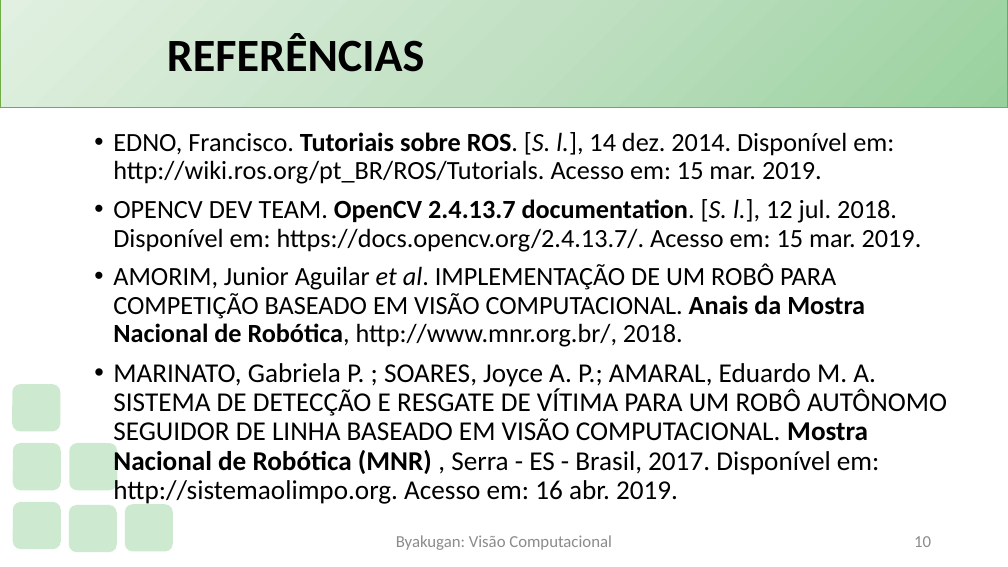
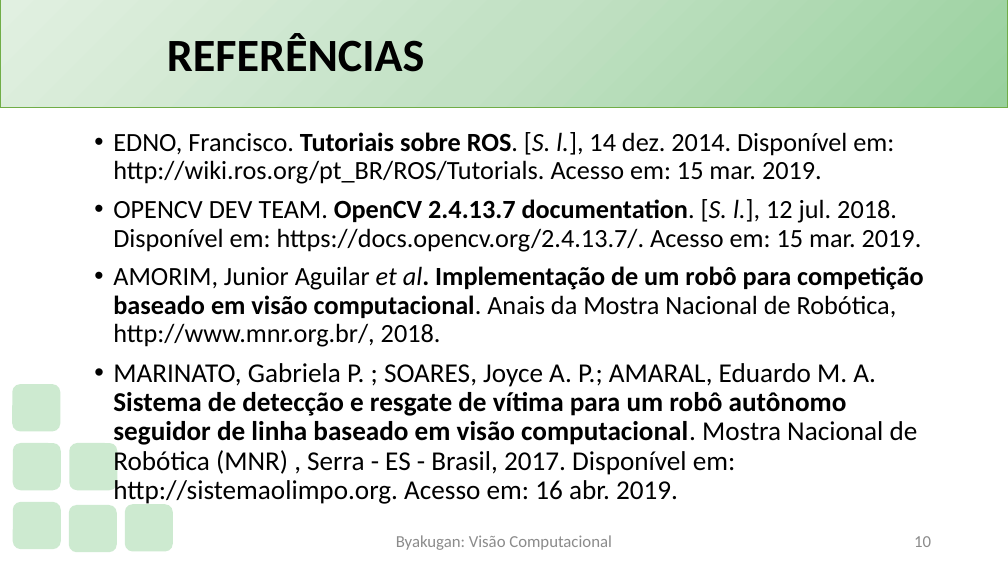
Before and after one commit to PauloVLB/Projeto_Integrador, a slide deck: slide 10 of Slide.pptx. Drawn at 1008x567 pixels with LibreOffice and Linux fonts; fonts in the diff are those of the drawing; background and template pictures are left out. Boxes give left, top, right and bottom in pixels: in the first picture for what was removed or moved away, otherwise in the second. Text is boxed around its words. In the diff, an @@ line names an element or a change of style, - is before the commit and + after.

```diff
--- a/Slide.pptx
+++ b/Slide.pptx
@@ text at bbox=[113, 266, 924, 506]: text changed @@
-• AMORIM, Junior Aguilar et al. IMPLEMENTAÇÃO DE UM ROBÔ PARA COMPETIÇÃO BASEADO EM VISÃO COMPUTACIONAL. Anais da Mostra Nacional de Robótica, http://www.mnr.org.br/, 2018.
-• MARINATO, Gabriela P. ; SOARES, Joyce A. P.; AMARAL, Eduardo M. A. SISTEMA DE DETECÇÃO E RESGATE DE VÍTIMA PARA UM ROBÔ AUTÔNOMO SEGUIDOR DE LINHA BASEADO EM VISÃO COMPUTACIONAL. Mostra Nacional de Robótica (MNR) , Serra - ES - Brasil, 2017. Disponível em: http://sistemaolimpo.org. Acesso em: 16 abr. 2019.
+• AMORIM, Junior Aguilar et al. Implementação de um robô para competição baseado em visão computacional. Anais da Mostra Nacional de Robótica, http://www.mnr.org.br/, 2018.
+• MARINATO, Gabriela P. ; SOARES, Joyce A. P.; AMARAL, Eduardo M. A. Sistema de detecção e resgate de vítima para um robô autônomo seguidor de linha baseado em visão computacional. Mostra Nacional de Robótica (MNR) , Serra - ES - Brasil, 2017. Disponível em: http://sistemaolimpo.org. Acesso em: 16 abr. 2019.
```
Also in this commit, not shown: 5 other slides changed, 1 other file.
